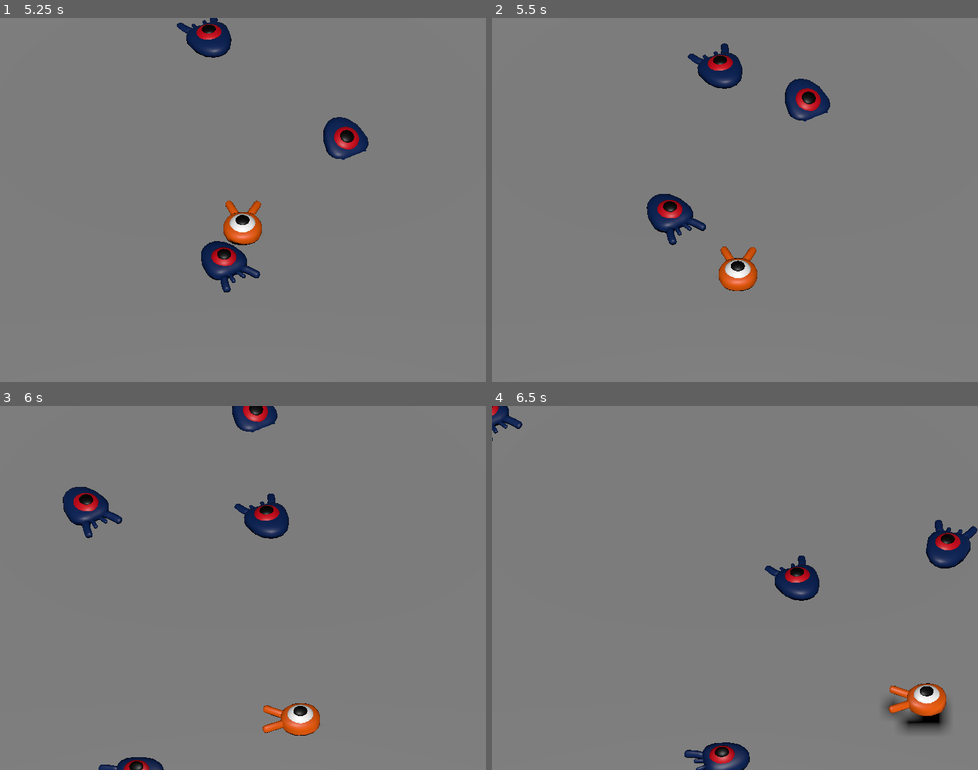
Above: before the commit, frames 1-4 (two rows, left to right).
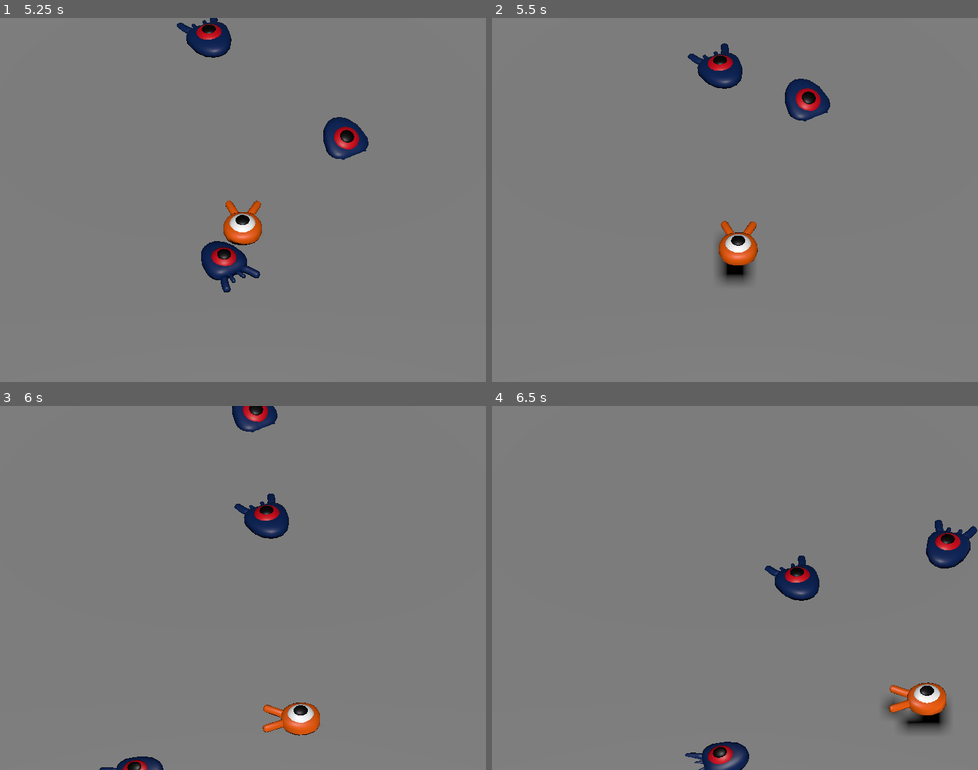
Above: after the commit, the same moments.

Repository: MovaUA/godot-squash-the-creep-3d
Game: Godot game, scene res://main.tscn
The game is run twice, just before and just after one commit, with the same random seed, the same clock (stepped at 60 frames per second) and the same inputs. Before the commit the project has no main scene; this scene is started directly in both runs.
Inputs:
- Up to frame 1 (5.25 s): tap Enter at 0.5 s; hold Right (move_right) 0.53-1.28 s; tap Space (jump) at 0.77, 1.52, 3.02, 3.77, 4.52 s; hold Down (move_back) 1.28-2.03 s; hold Right (move_right) 2.03-2.78 s; hold Up (move_forward) 2.78-3.53 s; hold Left (move_left) 3.53-5.03 s; hold Down (move_back) from 5.03 s (still down)
- Up to frame 2 (5.5 s): keep holding Down (move_back)
- Up to frame 3 (6 s): release Down (move_back) at 5.78 s; hold Right (move_right) from 5.78 s (still down)
- Up to frame 4 (6.5 s): keep holding Right (move_right); tap Space (jump) at 6.02 s

Frame 1 is identical in both runs. In frame 2, 2.1% of the frame differs, in the area x 31-55%, y 48-75%; in frame 3, 1.2%; in frame 4, 0.6%.

Commit message:
kill the player

Diff:
--- a/mob.tscn
+++ b/mob.tscn
@@ -3,8 +3,9 @@
 [ext_resource type="Script" path="res://mob.gd" id="1_qdyaq"]
 [ext_resource type="PackedScene" uid="uid://dy2af8qmsous2" path="res://art/mob.glb" id="1_re1xo"]
 
-[sub_resource type="BoxShape3D" id="BoxShape3D_br7cq"]
-size = Vector3(1.38887, 0.952759, 1.86293)
+[sub_resource type="CylinderShape3D" id="CylinderShape3D_sb53n"]
+height = 0.9
+radius = 1.0
 
 [node name="Mob" type="CharacterBody3D" groups=["mob"]]
 collision_layer = 2
@@ -16,8 +17,8 @@
 [node name="Character" parent="Pivot" instance=ExtResource("1_re1xo")]
 
 [node name="CollisionShape3D" type="CollisionShape3D" parent="."]
-transform = Transform3D(1, 0, 0, 0, 1, 0, 0, 0, 1, 0.0242844, 0.289856, -0.104027)
-shape = SubResource("BoxShape3D_br7cq")
+transform = Transform3D(1, 0, 0, 0, 1, 0, 0, 0, 1, 0.0242844, 0.159359, -0.104027)
+shape = SubResource("CylinderShape3D_sb53n")
 
 [node name="VisibleOnScreenNotifier3D" type="VisibleOnScreenNotifier3D" parent="."]
 aabb = AABB(-1.16278, -1, -1.35912, 2.32555, 2, 3.45163)
--- a/player.gd
+++ b/player.gd
@@ -1,4 +1,8 @@
 extends CharacterBody3D
+
+## Emitted when the player was hit by a mob.
+# Put this at the top of the script.
+signal hit
 
 ## How fast the player moves in meters per second.
 @export var speed = 14
@@ -73,3 +77,12 @@
 	# Moving the Character
 	velocity = target_velocity
 	move_and_slide()
+
+
+func _on_mob_detector_body_entered(body):
+	die()
+
+
+func die():
+	hit.emit()
+	queue_free()
--- a/player.tscn
+++ b/player.tscn
@@ -1,10 +1,14 @@
-[gd_scene load_steps=4 format=3 uid="uid://deapvm4l3v8a2"]
+[gd_scene load_steps=5 format=3 uid="uid://deapvm4l3v8a2"]
 
 [ext_resource type="Script" path="res://player.gd" id="1_ck66d"]
 [ext_resource type="PackedScene" uid="uid://cf2fx3hon08nt" path="res://art/player.glb" id="1_q4obg"]
 
 [sub_resource type="SphereShape3D" id="SphereShape3D_d8q3t"]
 radius = 0.8
+
+[sub_resource type="CylinderShape3D" id="CylinderShape3D_wp3r0"]
+height = 0.1
+radius = 1.1
 
 [node name="Player" type="CharacterBody3D"]
 collision_mask = 6
@@ -17,3 +21,14 @@
 [node name="CollisionShape3D" type="CollisionShape3D" parent="."]
 transform = Transform3D(1, 0, 0, 0, 1, 0, 0, 0, 1, 0, 0.0696533, 0)
 shape = SubResource("SphereShape3D_d8q3t")
+
+[node name="MobDetector" type="Area3D" parent="."]
+collision_layer = 0
+collision_mask = 2
+monitorable = false
+
+[node name="CollisionShape3D" type="CollisionShape3D" parent="MobDetector"]
+transform = Transform3D(1, 0, 0, 0, 1, 0, 0, 0, 1, 2.08165e-12, 0.2, 2.08165e-12)
+shape = SubResource("CylinderShape3D_wp3r0")
+
+[connection signal="body_entered" from="MobDetector" to="." method="_on_mob_detector_body_entered"]
--- a/project.godot
+++ b/project.godot
@@ -11,6 +11,7 @@
 [application]
 
 config/name="Squash the Creeps (3D)"
+run/main_scene="res://main.tscn"
 config/features=PackedStringArray("4.2")
 config/icon="res://icon.png"
 
